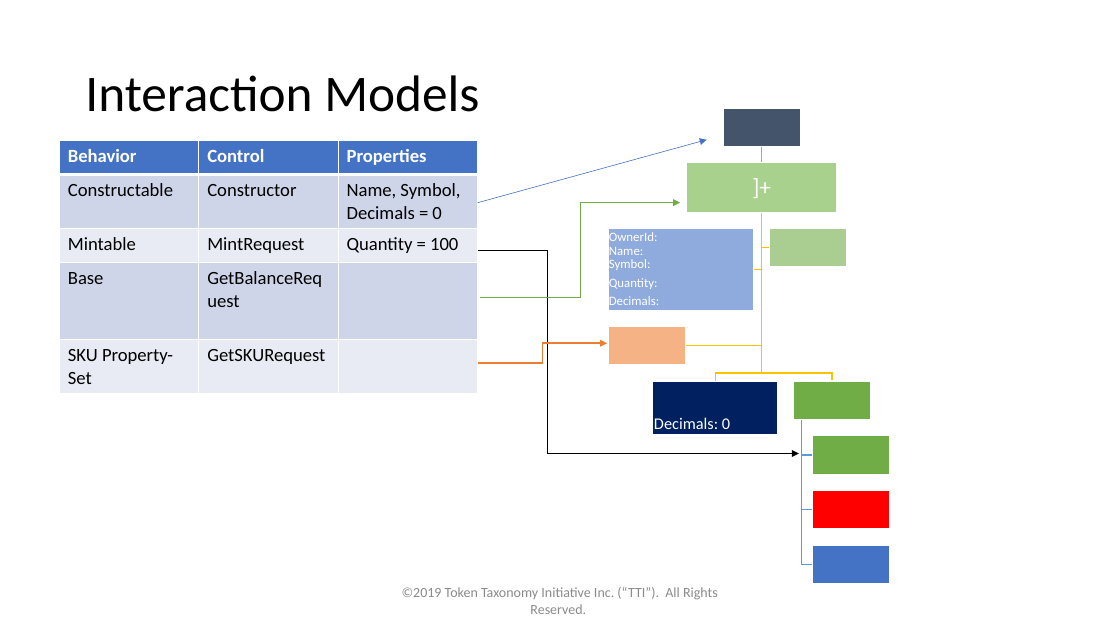
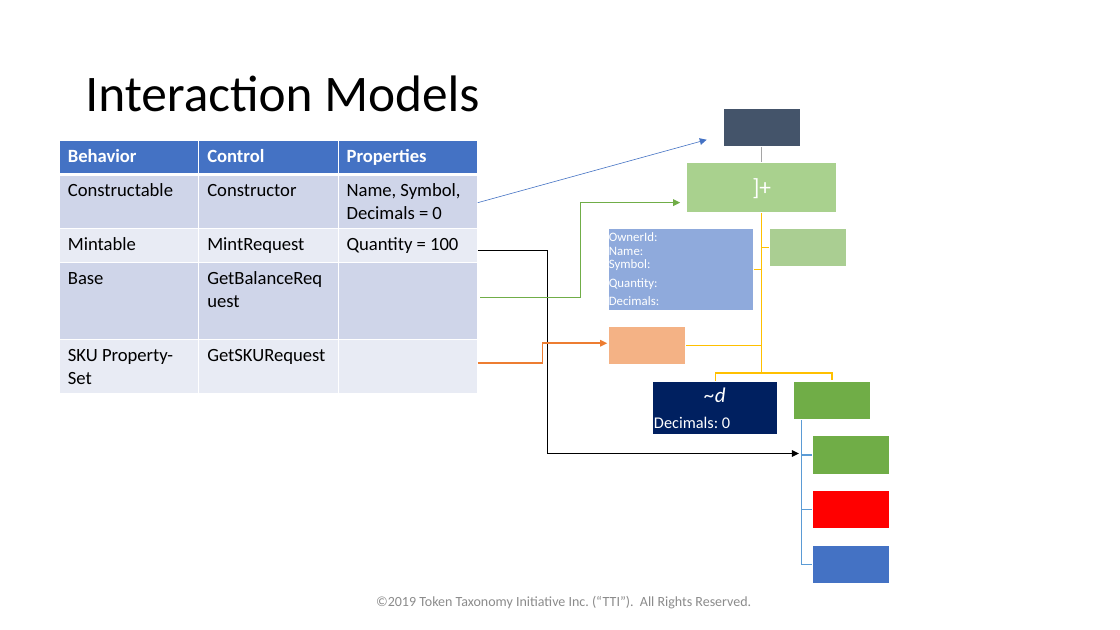
Before and after one commit to vipinsun/TokenTaxonomyFramework-pub, a slide deck: slide 23 of presentations/TTF-Presentation.pptx. Drawn at 1120x630 pixels with LibreOffice and Linux fonts; fonts in the diff are those of the drawing. Boxes give left, top, right and bottom in pixels: in the first picture for what was removed or moved away, otherwise in the second. Text is boxed around its words. In the diff, an @@ line names an element or a change of style, - is before the commit and + after.

```diff
--- a/presentations/TTF-Presentation.pptx
+++ b/presentations/TTF-Presentation.pptx
@@ text at [704, 387, 725, 402]: paragraph added @@
+~d
@@ text "©2019 Token Taxonomy Initiative Inc. ..." rewrapped from [402, 587, 718, 614] to [376, 596, 751, 609] @@
```
Also in this commit, not shown: 12 other slides changed, 30 other files.
